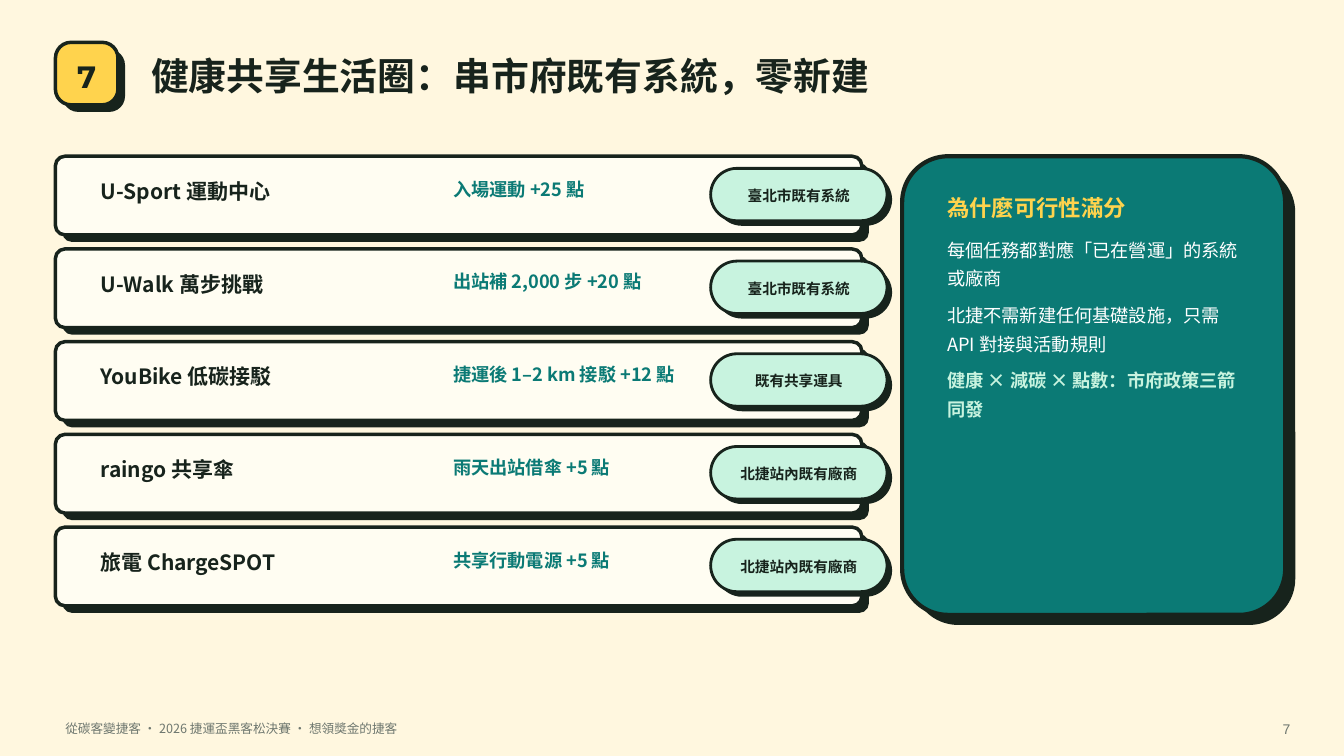
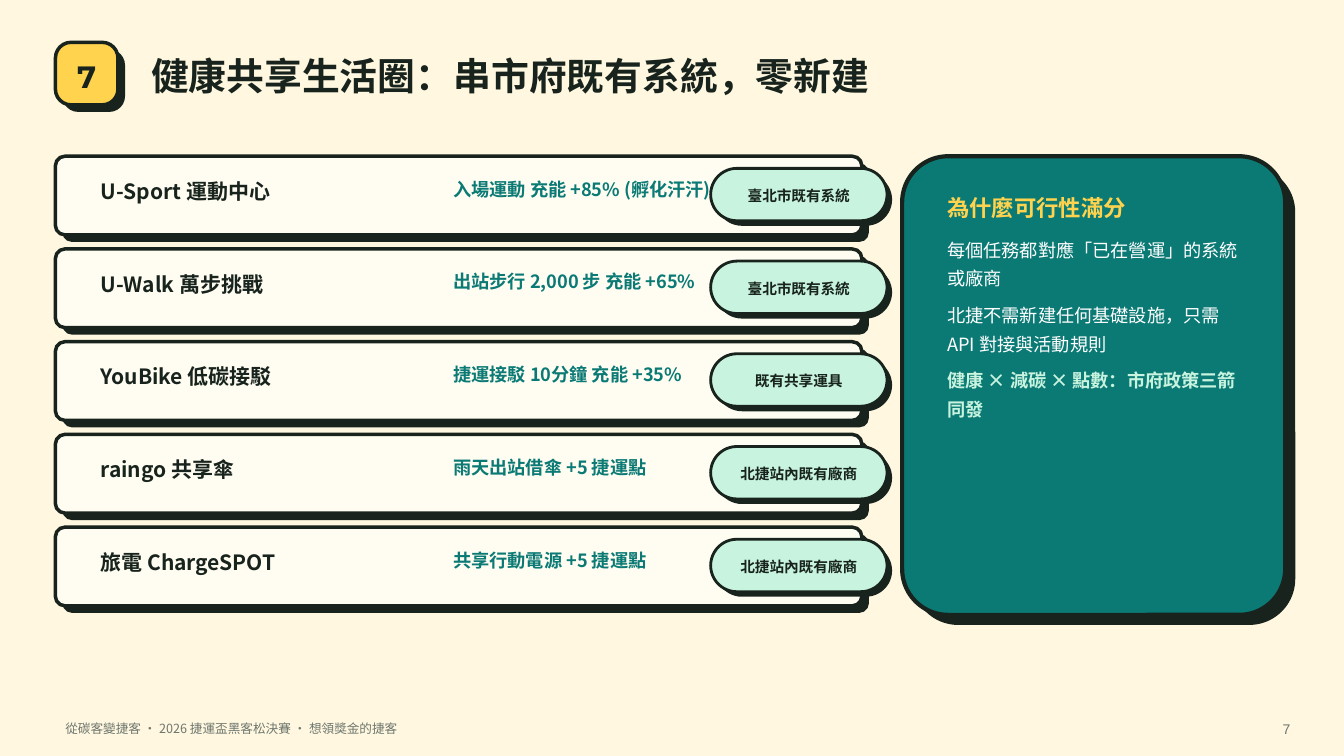
Before and after one commit to sofiayan0523/personal-auto, a slide deck: slide 7 of final-deck/從碳客變捷客_決賽簡報_v3.pptx. Drawn at 1344x756 pixels with LibreOffice and Linux fonts; fonts in the diff are those of the drawing. Boxes give left, top, right and bottom in pixels: in the first picture for what was removed or moved away, otherwise in the second. Text is boxed around its words. In the diff, an @@ line names an element or a change of style, - is before the commit and + after.

```diff
--- a/final-deck/從碳客變捷客_決賽簡報_v3.pptx
+++ b/final-deck/從碳客變捷客_決賽簡報_v3.pptx
@@ text at <box>453,180,710,200</box>: text changed @@
-入場運動 +25 點
+入場運動 充能 +85% (孵化汗汗)
@@ text at <box>453,272,696,292</box>: text changed @@
-出站補 2,000 步 +20 點
+出站步行 2,000 步 充能 +65%
@@ text at <box>453,362,682,386</box>: text changed @@
-捷運後 1–2 km 接駁 +12 點
+捷運接駁 10分鐘 充能 +35%
@@ text at <box>453,455,647,479</box>: text changed @@
-雨天出站借傘 +5 點
+雨天出站借傘 +5 捷運點
@@ text at <box>453,548,647,572</box>: text changed @@
-共享行動電源 +5 點
+共享行動電源 +5 捷運點
```
Also in this commit, not shown: 1 other slide changed, 2 other files.
